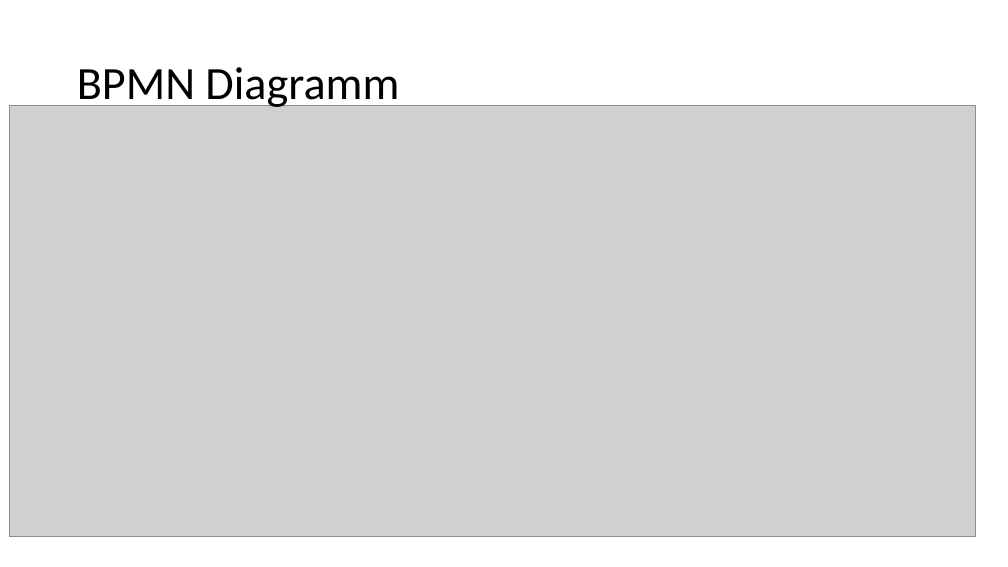
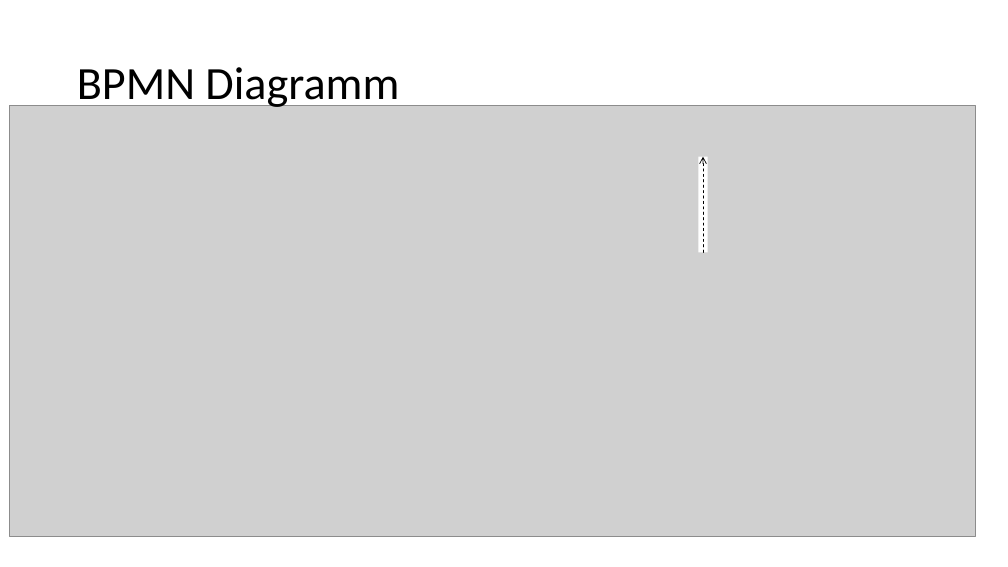
Before and after one commit to albae3333/DigitaleFabrik, a slide deck: slide 6 of Präsentation/Präsentation_Entwurf.pptx. Drawn at 1008x567 pixels with LibreOffice and Linux fonts; fonts in the diff are those of the drawing; grey boxes stand for pictures. Boxes give left, top, right and bottom in pixels: in the first picture for what was removed or moved away, otherwise in the second. Text is boxed around its words. In the diff, an @@ line names an element or a change of style, - is before the commit and + after.

Commit message:
adjusted numbers, inserted gantt diagramm, added further source

```diff
--- a/Präsentation/Präsentation_Entwurf.pptx
+++ b/Präsentation/Präsentation_Entwurf.pptx
@@ rectangle added at <box>699,157,708,253</box>, fill #FFFFFF @@
@@ arrow added from (703, 253) to (703, 157), #000000 0.75 pt dashed @@
```
Also in this commit, not shown: 4 other slides changed, 1 other file.
